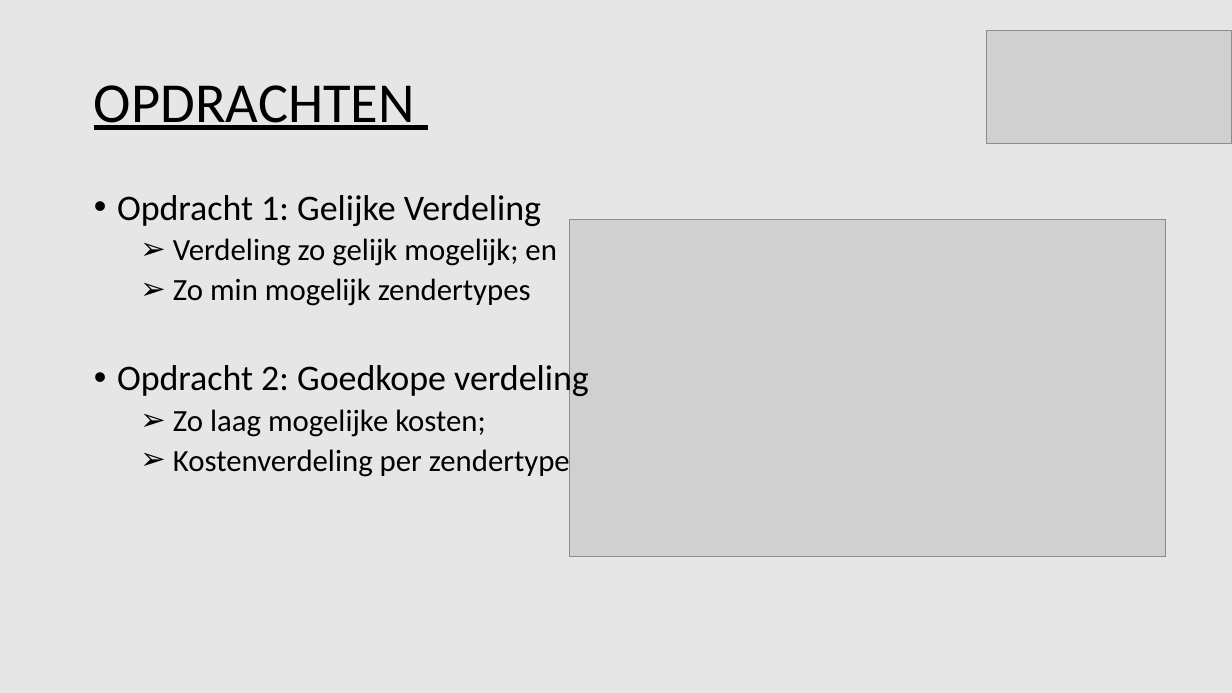
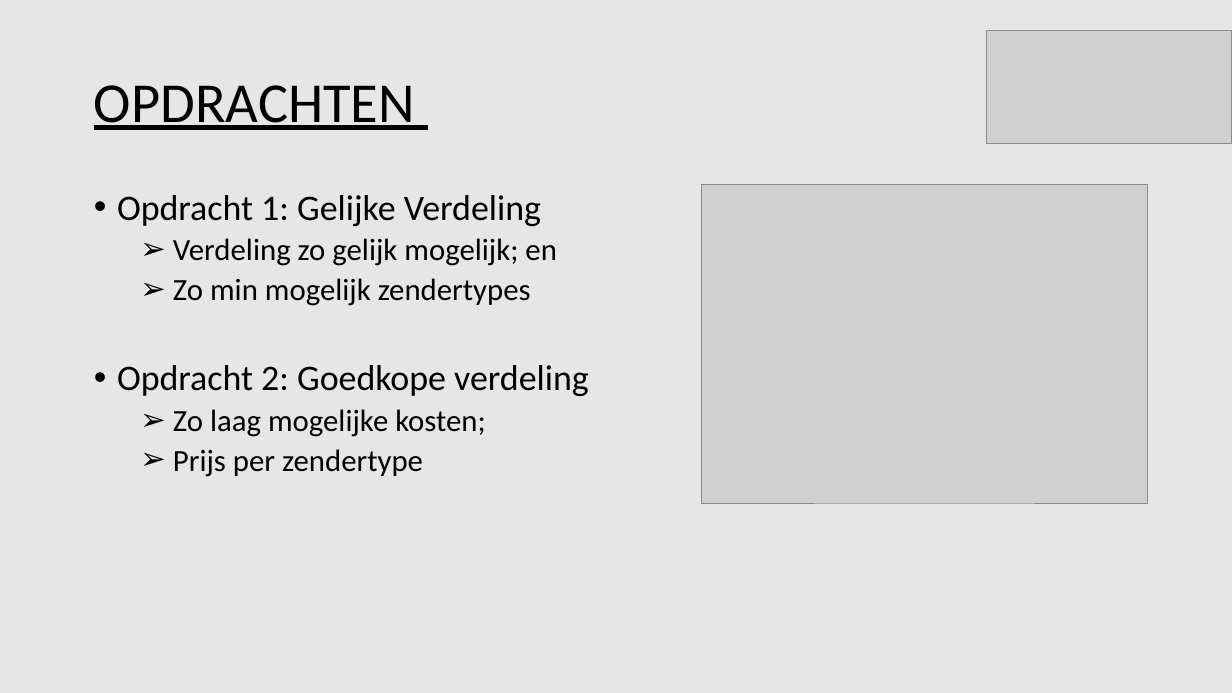
Before and after one commit to Tomttaw/Radio-Russia, a slide deck: slide 3 of eindpresentatie.pptx. Drawn at 1232x693 pixels with LibreOffice and Linux fonts; fonts in the diff are those of the drawing; grey boxes stand for pictures. Boxes give left, top, right and bottom in pixels: in the first picture for what was removed or moved away, otherwise in the second. Text is boxed around its words. In the diff, an @@ line names an element or a change of style, - is before the commit and + after.

```diff
--- a/eindpresentatie.pptx
+++ b/eindpresentatie.pptx
@@ picture resized from (x1=569, y1=219, x2=1166, y2=556) to (x1=701, y1=185, x2=1147, y2=504) @@
@@ text at (x1=173, y1=449, x2=423, y2=477): text changed @@
-  ➢ Kostenverdeling per zendertype
+  ➢ Prijs per zendertype
```
Also in this commit, not shown: 9 other slides changed, 1 slide added, 2 slides removed, 7 other files.
